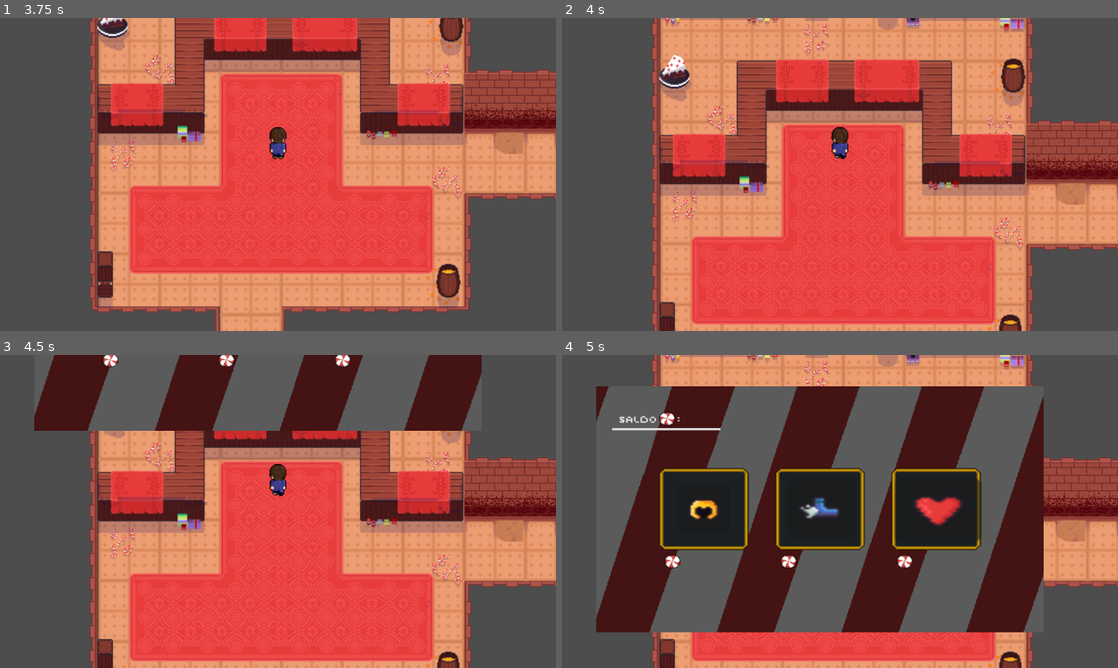
Above: before the commit, frames 1-4 (two rows, left to right).
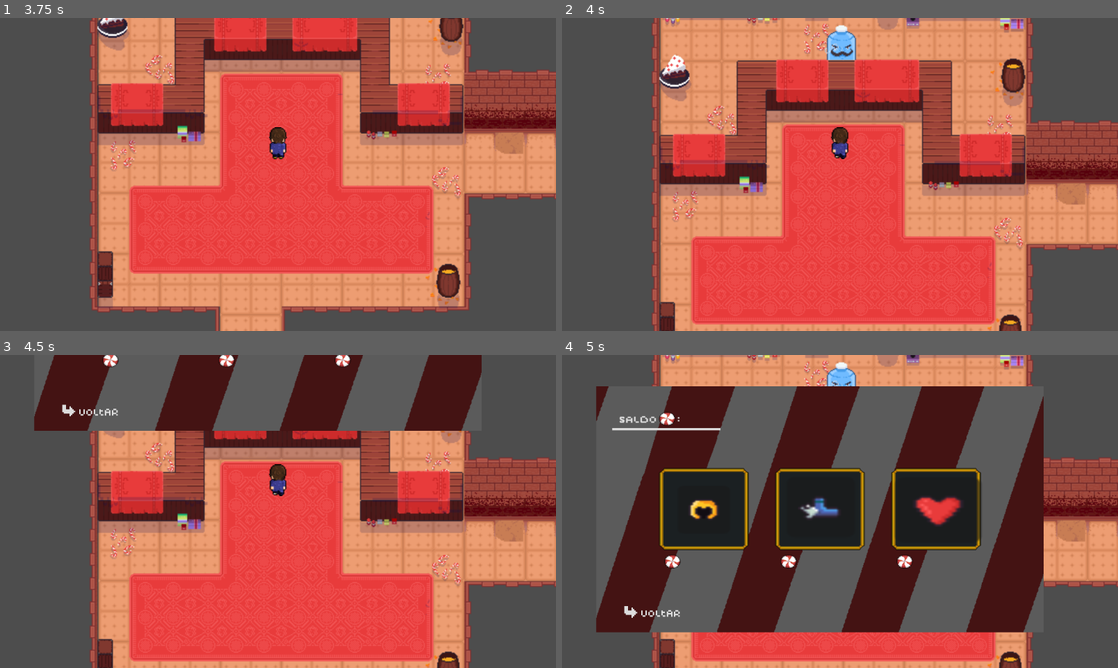
Above: after the commit, the same moments.

Repository: mtab-dev/bulletspeel
Game: Godot game, scene res://scenes/levels/main_menu.tscn
The game is run twice, just before and just after one commit, with the same random seed, the same clock (stepped at 60 frames per second) and the same inputs.
Inputs (mouse positions are in pixels of both pictures, inside the frame that each line leads up to):
- Up to frame 1 (3.75 s): click (283, 246) at 0.5 s; click (505, 39) at 1.25 s; click (283, 233) at 2 s; click (266, 318) at 2.75 s; hold W (up) from 3.53 s (still down)
- Up to frame 2 (4 s): keep holding W (up)
- Up to frame 3 (4.5 s): keep holding W (up); tap Enter at 4.25 s
- Up to frame 4 (5 s): keep holding W (up)

Frame 1 is identical in both runs. In frame 2, 0.5% of the frame differs, in the area x 47-53%, y 2-14%; in frame 3, 0.1%; in frame 4, 0.5%.

Commit message:
feat: store in and out animations

Diff:
--- a/scenes/levels/controls.tscn
+++ b/scenes/levels/controls.tscn
@@ -29,7 +29,7 @@
 offset_right = 40.0
 offset_bottom = 40.0
 
-[node name="Button" type="Button" parent="menu"]
+[node name="button" type="Button" parent="menu"]
 layout_mode = 0
 offset_left = 988.0
 offset_top = 30.0
@@ -40,4 +40,4 @@
 theme_override_styles/pressed = SubResource("StyleBoxEmpty_tda8g")
 icon = ExtResource("3_l5ope")
 
-[connection signal="pressed" from="menu/Button" to="." method="_on_button_pressed"]
+[connection signal="pressed" from="menu/button" to="." method="_on_button_pressed"]
--- a/scenes/levels/level_one.tscn
+++ b/scenes/levels/level_one.tscn
@@ -6,7 +6,8 @@
 [ext_resource type="Texture2D" uid="uid://boc58ttlx5c0c" path="res://sprites/primeiro andar pronto/1andar sem colisao.png" id="3_pe0el"]
 [ext_resource type="Texture2D" uid="uid://b1yn52nxvcwet" path="res://sprites/primeiro andar pronto/1andar  colisao completo.png" id="3_sdwrh"]
 [ext_resource type="Texture2D" uid="uid://j6gte2fprari" path="res://sprites/primeiro andar pronto/1andar sombras  completo.png" id="4_fpllv"]
-[ext_resource type="PackedScene" uid="uid://cv81u4044gbhq" path="res://scenes/ui/store.tscn" id="7_a0now"]
+[ext_resource type="PackedScene" uid="uid://bqacurjfbfx4i" path="res://scenes/ui/store.tscn" id="7_a0now"]
+[ext_resource type="Texture2D" uid="uid://cbvmmnkibdiru" path="res://sprites/tela de compra/merchant.webp" id="8_vffmp"]
 
 [sub_resource type="RectangleShape2D" id="RectangleShape2D_bm27d"]
 size = Vector2(192, 61)
@@ -1098,9 +1099,14 @@
 script = SubResource("GDScript_b0guc")
 
 [node name="CollisionShape2D" type="CollisionShape2D" parent="loja"]
+visible = false
 position = Vector2(6, 10.5)
 shape = SubResource("RectangleShape2D_yramo")
 
 [node name="store" parent="loja" instance=ExtResource("7_a0now")]
 
+[node name="merchant" type="Sprite2D" parent="loja"]
+position = Vector2(2, -52)
+texture = ExtResource("8_vffmp")
+
 [connection signal="body_entered" from="loja" to="loja" method="_on_body_entered"]
--- a/scenes/ui/store.tscn
+++ b/scenes/ui/store.tscn
@@ -1,9 +1,32 @@
-[gd_scene load_steps=9 format=3 uid="uid://cv81u4044gbhq"]
+[gd_scene load_steps=14 format=3 uid="uid://bqacurjfbfx4i"]
 
+[ext_resource type="Script" path="res://scripts/ui/store.gd" id="1_5balh"]
 [ext_resource type="Texture2D" uid="uid://bmi43rcqr6hb5" path="res://sprites/tela de compra/store-bg.webp" id="1_kor1q"]
 [ext_resource type="Texture2D" uid="uid://bob4ug84pehxi" path="res://sprites/drops/armadura.png" id="2_xnxr4"]
 [ext_resource type="Texture2D" uid="uid://b2vpi1esqmiyn" path="res://sprites/drops/bota da velocidade.png" id="3_1doho"]
 [ext_resource type="Texture2D" uid="uid://bawpxlhs7bxky" path="res://sprites/drops/coração.png" id="4_85h2v"]
+[ext_resource type="Texture2D" uid="uid://d37cmx7mqjvxh" path="res://sprites/ui/menu/back.webp" id="6_wueqx"]
+
+[sub_resource type="StyleBoxEmpty" id="StyleBoxEmpty_xl8u1"]
+
+[sub_resource type="StyleBoxEmpty" id="StyleBoxEmpty_wy6ak"]
+
+[sub_resource type="StyleBoxEmpty" id="StyleBoxEmpty_8xpal"]
+
+[sub_resource type="Animation" id="Animation_m30f7"]
+length = 0.001
+tracks/0/type = "value"
+tracks/0/imported = false
+tracks/0/enabled = true
+tracks/0/path = NodePath(".:offset")
+tracks/0/interp = 1
+tracks/0/loop_wrap = true
+tracks/0/keys = {
+"times": PackedFloat32Array(0),
+"transitions": PackedFloat32Array(1),
+"update": 0,
+"values": [Vector2(0, -1000)]
+}
 
 [sub_resource type="Animation" id="Animation_ipbud"]
 resource_name = "transIn"
@@ -18,21 +41,6 @@
 "transitions": PackedFloat32Array(1, 1),
 "update": 0,
 "values": [Vector2(0, -1000), Vector2(0, 0)]
-}
-
-[sub_resource type="Animation" id="Animation_m30f7"]
-length = 0.001
-tracks/0/type = "value"
-tracks/0/imported = false
-tracks/0/enabled = true
-tracks/0/path = NodePath(".:offset")
-tracks/0/interp = 1
-tracks/0/loop_wrap = true
-tracks/0/keys = {
-"times": PackedFloat32Array(0),
-"transitions": PackedFloat32Array(1),
-"update": 0,
-"values": [Vector2(0, -1000)]
 }
 
 [sub_resource type="Animation" id="Animation_lsi0c"]
@@ -61,6 +69,7 @@
 process_mode = 3
 offset = Vector2(0, -1000)
 transform = Transform2D(1, 0, 0, 1, 0, -1000)
+script = ExtResource("1_5balh")
 
 [node name="Panel" type="Panel" parent="."]
 offset_left = 86.0
@@ -73,7 +82,7 @@
 scale = Vector2(1.10357, 0.978846)
 texture = ExtResource("1_kor1q")
 
-[node name="Button" type="Button" parent="Panel"]
+[node name="itemOne" type="Button" parent="Panel"]
 layout_mode = 0
 offset_left = 154.0
 offset_top = 190.0
@@ -82,7 +91,7 @@
 scale = Vector2(4.47436, 3.07292)
 icon = ExtResource("2_xnxr4")
 
-[node name="Button2" type="Button" parent="Panel"]
+[node name="itemTwo" type="Button" parent="Panel"]
 layout_mode = 0
 offset_left = 380.0
 offset_top = 172.0
@@ -91,7 +100,7 @@
 scale = Vector2(5.83833, 4.42122)
 icon = ExtResource("3_1doho")
 
-[node name="Button3" type="Button" parent="Panel"]
+[node name="itemThree" type="Button" parent="Panel"]
 layout_mode = 0
 offset_left = 605.0
 offset_top = 173.0
@@ -100,7 +109,19 @@
 scale = Vector2(7.38446, 4.19544)
 icon = ExtResource("4_85h2v")
 
+[node name="back" type="Button" parent="Panel"]
+offset_left = 43.0
+offset_top = 435.0
+offset_right = 166.0
+offset_bottom = 467.0
+theme_override_styles/normal = SubResource("StyleBoxEmpty_xl8u1")
+theme_override_styles/hover = SubResource("StyleBoxEmpty_wy6ak")
+theme_override_styles/pressed = SubResource("StyleBoxEmpty_8xpal")
+icon = ExtResource("6_wueqx")
+
 [node name="animation" type="AnimationPlayer" parent="."]
 libraries = {
 "": SubResource("AnimationLibrary_3vl6c")
 }
+
+[connection signal="pressed" from="Panel/back" to="." method="_on_back_pressed"]
--- /dev/null
+++ b/scripts/ui/store.gd
@@ -0,0 +1,16 @@
+extends CanvasLayer
+
+
+# Called when the node enters the scene tree for the first time.
+func _ready():
+	pass # Replace with function body.
+
+
+# Called every frame. 'delta' is the elapsed time since the previous frame.
+func _process(delta):
+	pass
+
+
+func _on_back_pressed():
+	get_node("animation").play("transOut")
+	get_tree().paused = false;
Not shown: 1 places in scenes/levels/level_one.tscn that only renumber resources
Binary file added: sprites/tela de compra/merchant.webp
Not shown, added: sprites/tela de compra/merchant.webp.import
